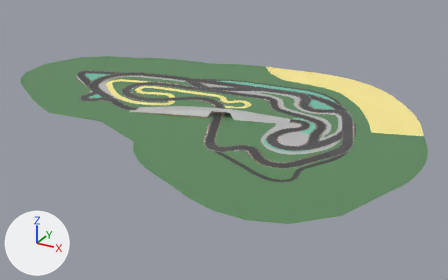
What one commit did to the FBX model Assets/Models/Levels/Version_3_1/Igora_track/all.fbx.
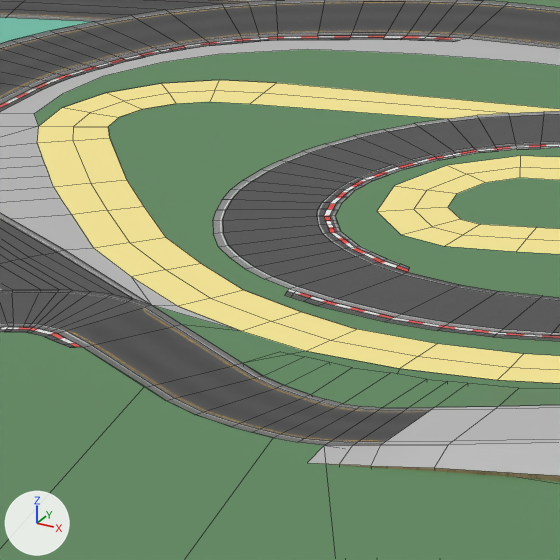
Each version is shown whole from a 50 mm lens placed at (654.0, -1029.0, 481.0), pointed at (59.0, 53.0, -60.0), then close up on the part from 23% to 34% of the width and 26% to 43% of the height. The axes (+X, +Y, +Z) are drawn at lower left. The lights are the same throughout. The close-ups show mesh edges as thin lines. Where no turn or scale is listed for an object, it has been applied to the vertices. Vertices at the same position are counted once.

In view in the first close-up: 'asphalt', 'asphalt_border', 'asphalt_color', 'asphalt_special', 'bridge_part2', 'bridge_part4', 'grass3', 'sand1'.
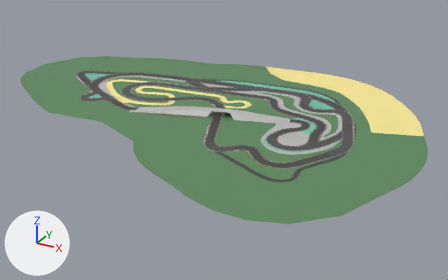
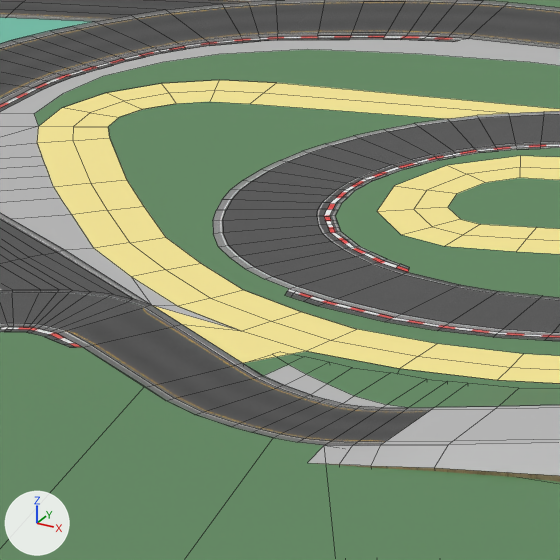
Changed parts and their boxes (x1, y1, x2, y2) in the close-ups (560 x 560 px):
```json
{"object": "bridge_part2", "change": "reshaped", "before": [243, 357, 560, 408], "after": [257, 357, 560, 408]}
{"part": 1, "of": "me_mesh_011", "change": "recoloured", "before": [152, 305, 305, 363], "after": [152, 305, 305, 363], "on screen": "green to yellow"}
{"part": 2, "of": "me_mesh_001", "change": "built on", "before": [243, 363, 405, 408], "after": [264, 364, 405, 408]}
```

Scene script edits in JSON lines:
```json
{"block": "me_mesh_001", "where": "# used by ob_bridge_part2; location = (0.0, 0.0, 0.0)"}
{"op": "remove", "block": "me_mesh_001", "code": "me_mesh_001.from_pydata(...)  # 51 vertices, 31 faces; spans x -158.0..42.0, y -18.0..51.0, z -16.0..17.0"}
{"op": "add", "block": "me_mesh_001", "code": "me_mesh_001.from_pydata(...)  # 57 vertices, 37 faces; spans x -158.0..42.0, y -18.0..51.0, z -16.0..17.0"}
{"block": "me_mesh_001", "change": "me_mesh_001 part 2"}
{"block": "me_mesh_001", "change": "7 faces are deleted"}
{"block": "me_mesh_001", "change": "6 vertices are added at (-157.0, -3.0, 6.0), (-151.0, -6.0, 6.0), (-144.0, -9.0, 6.0), (-138.0, -11.0, 6.0), (-129.0, -14.0, 7.0), (-121.0, -16.0, 7.0)"}
{"block": "me_mesh_001", "change": "6 new faces join them, mat_lambert2 (green #5d8a5d)"}
{"block": "me_mesh_001", "change": "1 new face joins them, mat_concrete (picture img_concreteplates0199_4_350_jpg)"}
{"block": "me_mesh_001", "change": "6 new faces join them, mat_grass_shadow (grey #bcbcbc)"}
{"op": "add", "block": "me_mesh_001", "code": "me_mesh_001.materials.append(mat_grass_shadow)  # grey #bcbcbc"}
{"block": "me_mesh_011", "where": "me_mesh_011.from_pydata(...)  # 604 vertices, 27 faces; spans x -523.0..490.0, y -321.0..391.0, z 3.0..8.0"}
{"block": "me_mesh_011", "where": "# used by ob_grass3; location = (0.0, 0.0, 0.0)"}
{"block": "me_mesh_011", "change": "me_mesh_011 part 1: all 2 faces centred in x -181.0..-165.0, y -1.0..4.0, z 6.0 switch from mat_lambert2 (green #5d8a5d) to mat_sand (yellow #ffef98)"}
```
